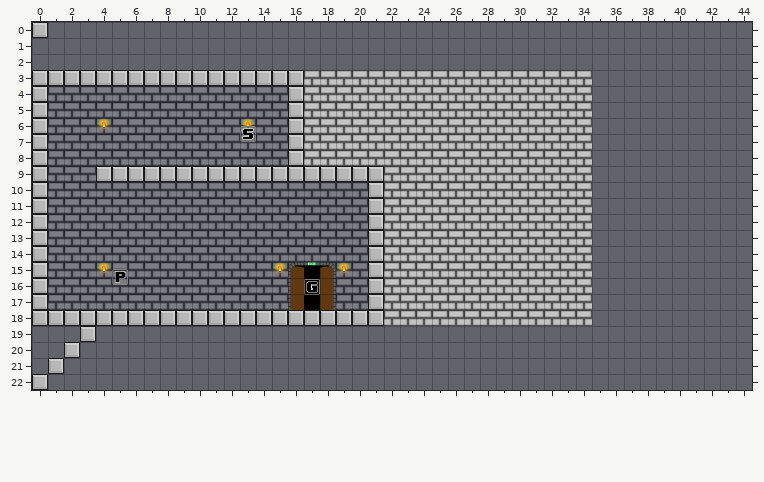
An edit to a level. Tiled map, assets/maps/level1.tmx. The picture above is the old version.
Cells are 32x32 px. Shown: x 0..44, y 0..22. The old version is drawn lined up with the new one.
After:
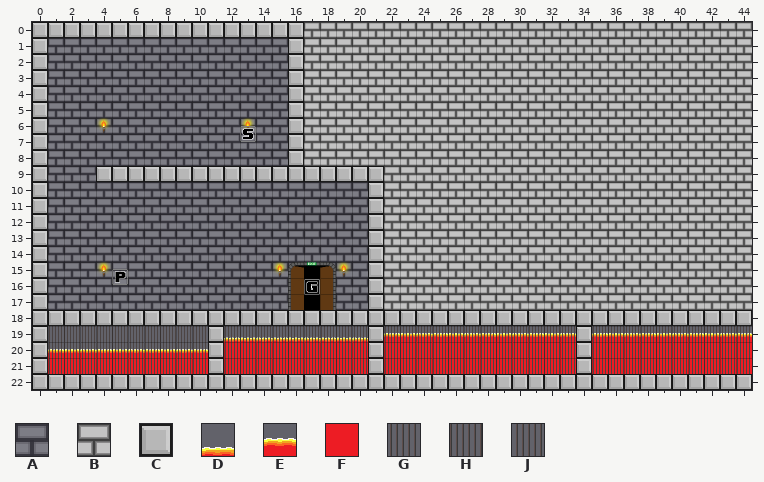
Key: from "KS Tiles": A 5, B 10, C 19, D 29, E 30, F 31, G 36, H 37, J 38.
_ is an empty cell.
Tiles replaced or removed in this view: B, C.
Tiles of an added or newly shown layer are drawn over the layers below it.
See-through tiles are keyed as they look on the map.
What changed:
Changed rows in their new state; . is an unchanged cell.
map size 35x23 -> 45x23 cells
Layer "background":
first column x 1:
 1 BBBBBBBBBBBBBBB
 2 BBBBBBBBBBBBBBB
Layer "background lighting":
first column x 1:
 1 AAAAAAAAAAAAAAA
 2 AAAAAAAAAAAAAAA
Layer "ground":
first column x 0:
 0 .CCCCCCCCCCCCCCCC
 1 C...............C
 2 C...............C
 3 ._______________.
first column x 0:
18 ......................CCCCCCCCCCCCCCCCCCCCCCC
19 C.._.......C.........C............C..........
20 C._........C.........C............C..........
21 C_.........C.........C............C..........
22 .CCCCCCCCCCCCCCCCCCCCCCCCCCCCCCCCCCCCCCCCCCCC
Layer "noncollidable":
first column x 1:
 0 ................BBBBBBBBBBBBBBBBBBBBBBBBBBBB
 1 ................BBBBBBBBBBBBBBBBBBBBBBBBBBBB
 2 ................BBBBBBBBBBBBBBBBBBBBBBBBBBBB
 3 ..................................BBBBBBBBBB
 4 ..................................BBBBBBBBBB
 5 ..................................BBBBBBBBBB
 6 ..................................BBBBBBBBBB
 7 ..................................BBBBBBBBBB
 8 ..................................BBBBBBBBBB
 9 ..................................BBBBBBBBBB
10 ..................................BBBBBBBBBB
11 ..................................BBBBBBBBBB
12 ..................................BBBBBBBBBB
13 ..................................BBBBBBBBBB
14 ..................................BBBBBBBBBB
15 ..................................BBBBBBBBBB
16 ..................................BBBBBBBBBB
17 ..................................BBBBBBBBBB
18 ....................._____________..........
19 ...........DDDDDDDDD.EEEEEEEEEEEE.EEEEEEEEEE
20 EEEEEEEEEE.FFFFFFFFF.FFFFFFFFFFFF.FFFFFFFFFF
21 FFFFFFFFFF.FFFFFFFFF.FFFFFFFFFFFF.FFFFFFFFFF
Layer "noncollidable2" (added):
first column x 1:
19 GHJGHJGHJG.GHJGHJGHJ.GHJGHJGHJGHJ.GHJGHJGHJG
20 GHJGHJGHJG.GHJGHJGHJ.GHJGHJGHJGHJ.GHJGHJGHJG
21 GHJGHJGHJG.GHJGHJGHJ.GHJGHJGHJGHJ.GHJGHJGHJG
Changed places in both pictures, as pixel boxes (x1, y1, x2, y2):
changed: (32, 22, 752, 390)
